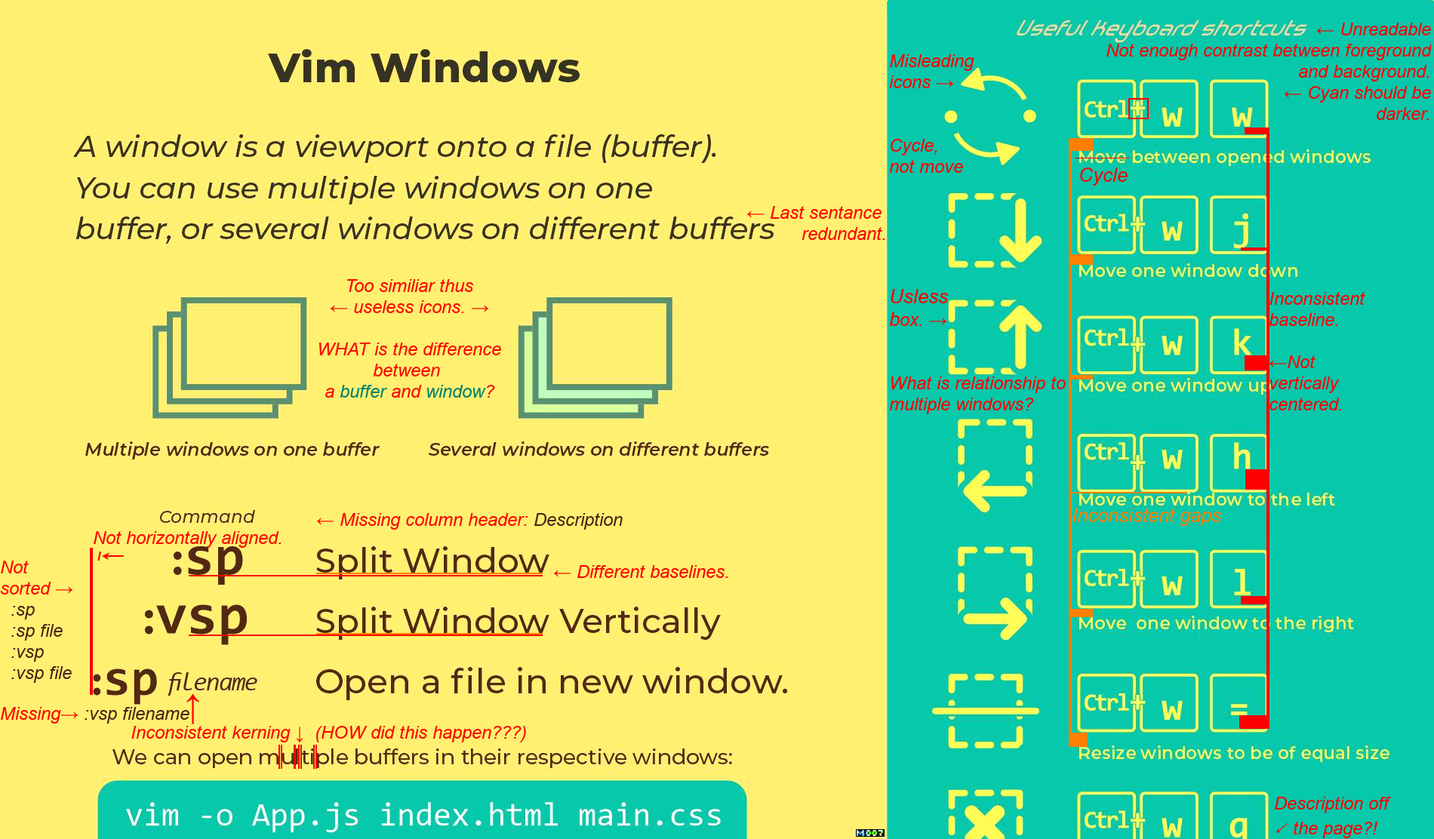
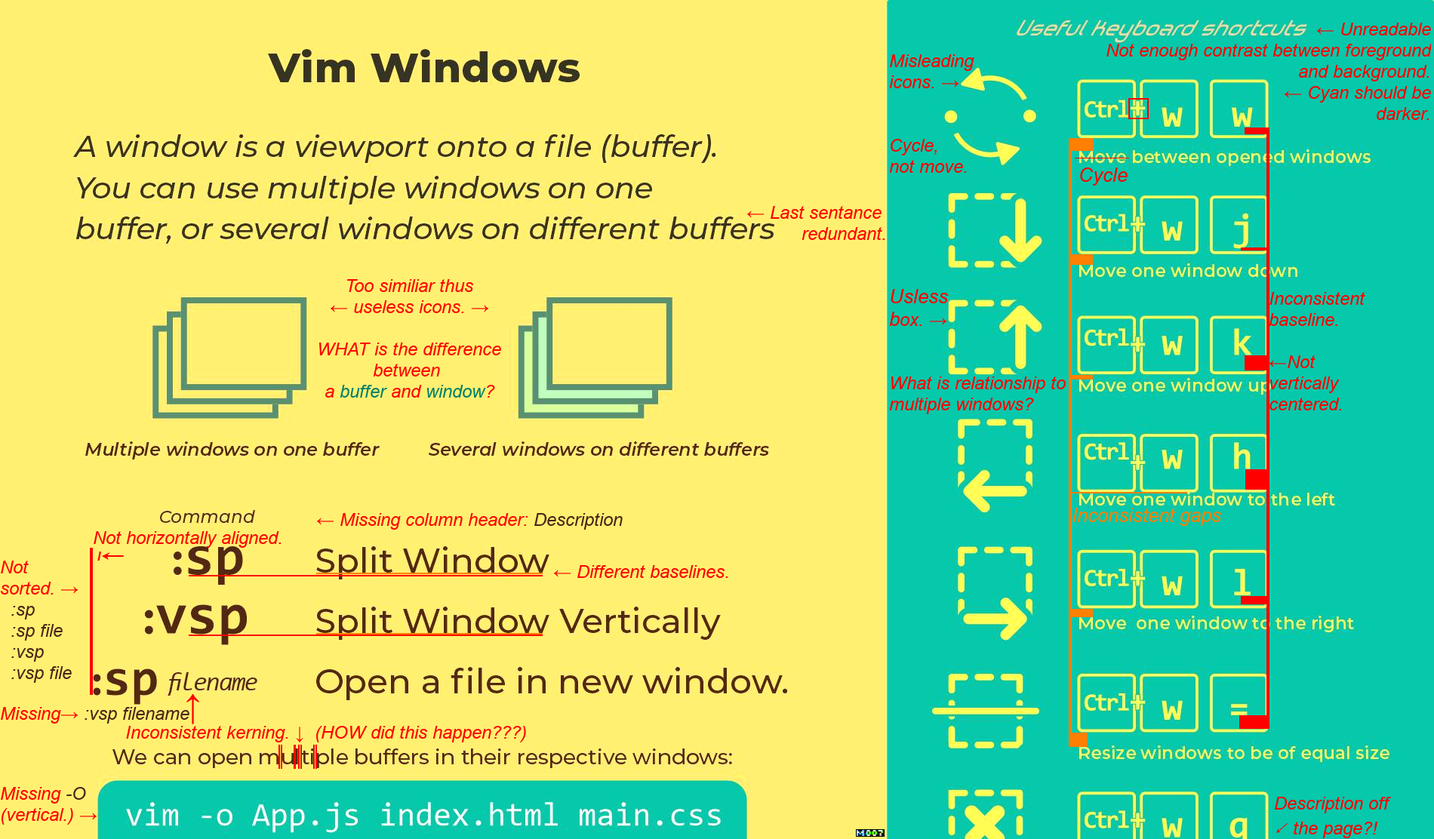
Layer changes from the first 1434 × 839 image to the second:
painted on "Misleading ..." over [931, 79, 967, 173]
painted on "Not ..." over [50, 586, 79, 595]
added layer "Missing -O ..." in group "Group Problems" over [0, 787, 98, 825]
renamed "Inconsistent kerning ↓ (HOW d..." to "Inconsistent kerning. ↓ (HOW ...", painted on it over [126, 726, 291, 743]
